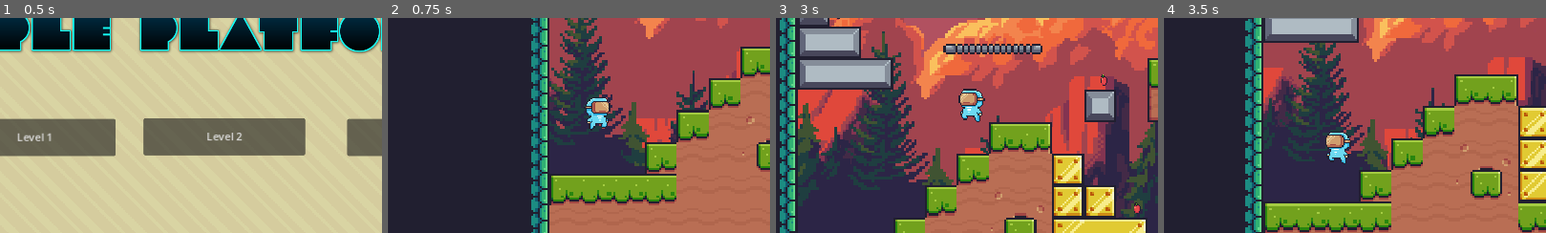
Above: before the commit, frames 1-4 (left to right).
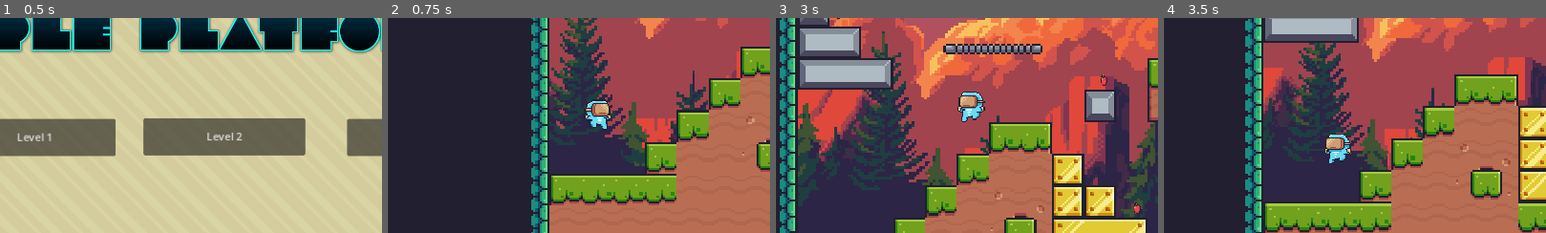
Above: after the commit, the same moments.

Repository: spageektti/simple-platformer-godot
Game: Godot game, scene res://scenes/menu/main_menu.tscn
Two runs of this game, one before a commit and one after it. Both use one fixed random seed, a clock stepped at 60 frames per second and the inputs below.
Inputs:
- Up to frame 1 (0.5 s): no input
- Up to frame 2 (0.75 s): click "Level 1" at 0.5 s
- Up to frame 3 (3 s): hold D (right) 1.28-2.78 s; tap Space (up) at 1.52, 2.27 s; hold Left (left) from 2.78 s (still down)
- Up to frame 4 (3.5 s): keep holding Left (left)
The pictures show only the part of the screen within x 23-73%, y 30-80%; the shares and areas given below are measured in that part.

Frame 1 is identical in both runs. In frame 2, 0.5% of the frame differs, in the area x 51-59%, y 36-53%; in frame 3, 0.6%, in the area x 47-55%, y 32-49%; in frame 4, 0.5%.

Commit message:
add and fix animations

Diff:
--- a/scenes/objects/characters/main_character.gd
+++ b/scenes/objects/characters/main_character.gd
@@ -16,7 +16,8 @@
 	if(sprite_2d.animation == "hit"):
 		pass
 	elif(velocity.x > 1 || velocity.x < -1):
-		sprite_2d.animation = "run"
+		if(sprite_2d.animation != "run"):
+			sprite_2d.play("run")
 	else:
 		sprite_2d.animation = "default"
 
@@ -26,7 +27,13 @@
 	else:
 		velocity.y += gravity * delta
 		if(sprite_2d.animation != "hit"):
-			sprite_2d.animation = "jump"
+			if(velocity.y > 0):
+				sprite_2d.animation = "fall"
+			elif(jump_count == 1):
+				sprite_2d.animation = "jump"
+			elif(jump_count == 2):
+				sprite_2d.animation = "double_jump"
+
 
 	# Handle jump.
 	if Input.is_action_just_pressed("up") and (jump_count < 1 or (jump_count < 2 and double_jump_allowed)):
--- a/scenes/objects/characters/main_character.tscn
+++ b/scenes/objects/characters/main_character.tscn
@@ -315,10 +315,10 @@
 texture_filter = 1
 scale = Vector2(0.59375, 0.59375)
 sprite_frames = SubResource("SpriteFrames_3u6e4")
-animation = &"hit"
+animation = &"run"
 autoplay = "default"
-frame = 6
-frame_progress = 1.0
+frame = 7
+frame_progress = 0.573501
 
 [node name="CollisionShape2D" type="CollisionShape2D" parent="."]
 position = Vector2(0.166667, 1.83333)
